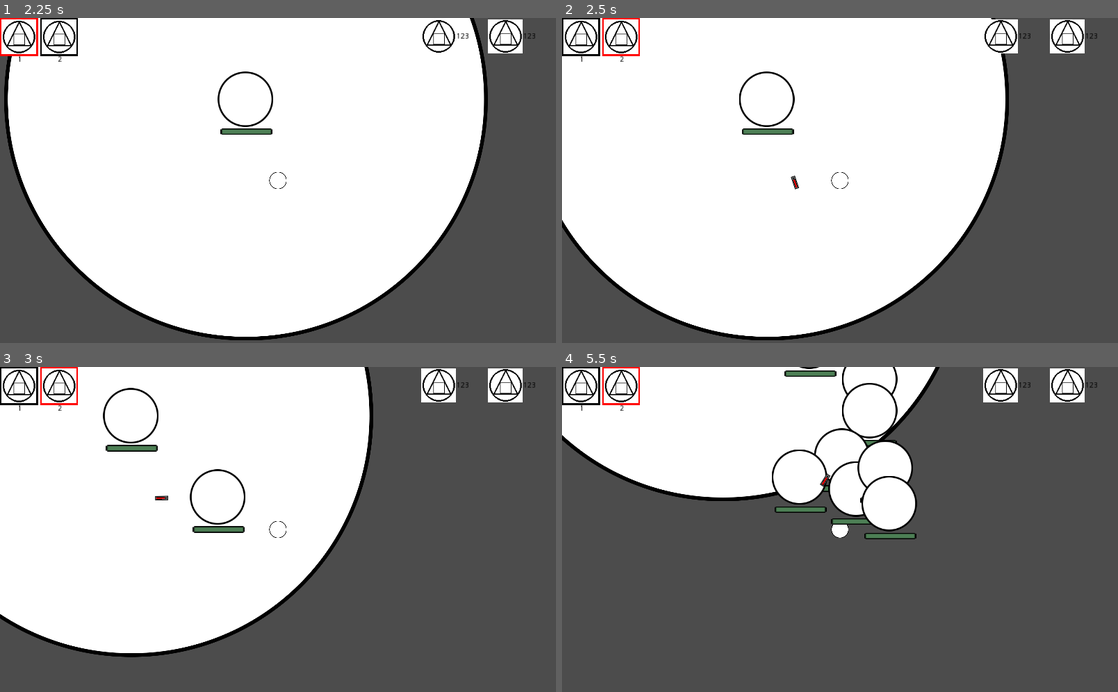
Above: before the commit, frames 1-4 (two rows, left to right).
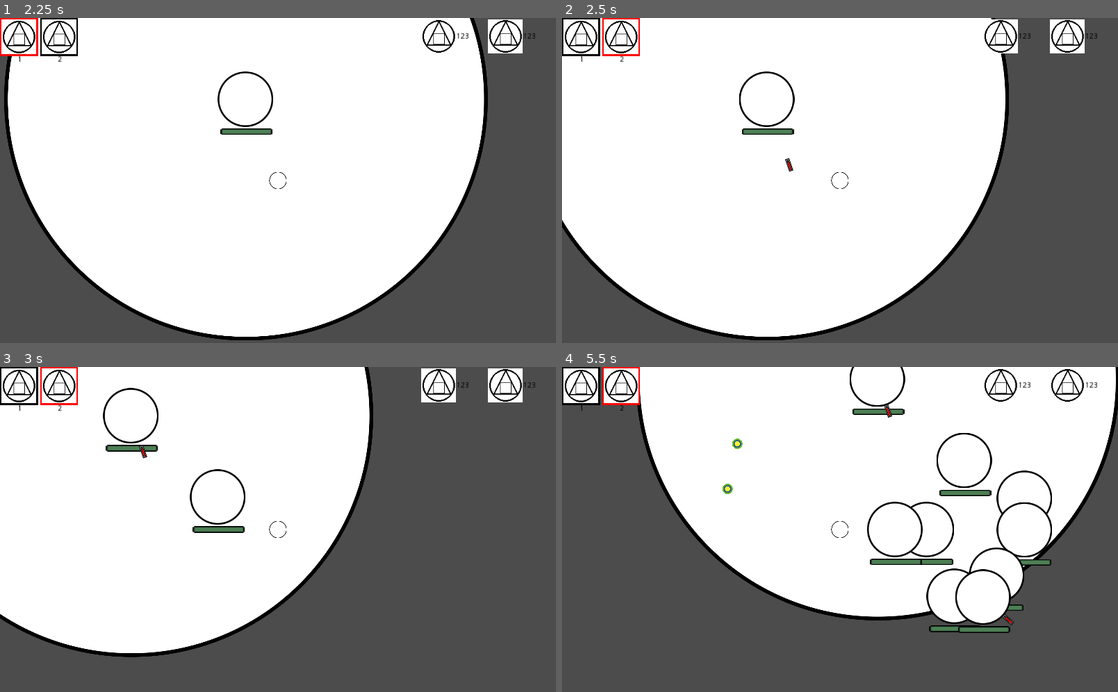
Above: after the commit, the same moments.

Repository: Gics444/tm-labs
Game: Godot game, scene res://Main_Scene_(World)/World.tscn
Same seed, same stepped clock (60 frames per second), same inputs: the game is played once before the commit and once after it.
Inputs (mouse positions are in pixels of both pictures, inside the frame that each line leads up to):
- Up to frame 1 (2.25 s): click "1" at 0.5 s; click "2" at 1.25 s; tap Enter at 2 s; move the mouse to (400, 164) at 2.02 s; hold D (right) from 2.03 s (still down); hold 1 (1) from 2.03 s (still down); click (400, 164) at 2.17 s
- Up to frame 2 (2.5 s): keep holding D (right); keep holding 1 (1); tap Space (ui_select) at 2.27 s; tap 2 (2) at 2.3 s
- Up to frame 3 (3 s): tap Space (ui_select) at 2.57 s; move the mouse to (166, 545) at 2.77 s; release D (right) at 2.78 s; release 1 (1) at 2.78 s; hold S (down) from 2.78 s (still down); tap 2 (2) at 2.85 s
- Up to frame 4 (5.5 s): tap Space (ui_select) at 3.02, 3.05, 3.32, 4.52, 4.82, 5.27, 5.3 s; move the mouse to (895, 458) at 3.52 s; release S (down) at 3.53 s; hold D (right) 3.53-4.28 s; hold Space (ui_select) 3.53-4.28 s; tap 1 (1) at 3.8, 4.35 s; move the mouse to (812, 594) at 4.27 s; hold W (up) 4.28-5.03 s; click (812, 594) at 4.42 s; tap 2 (2) at 4.55 s; move the mouse to (1006, 578) at 5.02 s; hold A (left) from 5.03 s (still down); hold 2 (2) from 5.03 s (still down)

Frame 1 is identical in both runs. In frame 2, less than 0.1% of the frame differs, in the area x 40-43%, y 42-53%; in frame 3, less than 0.1%; in frame 4, 39%, in the area x 0-100%, y 0-82%.

Commit message:
- Fixed pests; - Added worker nest; - Added colectable shape essence;

Diff:
--- a/Lab3/Godot stuff/Objects/Entities/Pest/Pest.gd
+++ b/Lab3/Godot stuff/Objects/Entities/Pest/Pest.gd
@@ -25,10 +25,9 @@
 
 func _physics_process(delta):
 	var attack_obj = find_closest_or_furthest(self, "Ally")
-	var parent_poz = get_parent().position
-	position += (attack_obj.position - (position + parent_poz))/500
-	look_at(attack_obj.position)
-	var collision = move_and_collide(motion*delta)
+	global_position += (attack_obj.global_position - (global_position))/50
+	look_at(attack_obj.global_position)
+	move_and_collide(motion)
 # Called every frame. 'delta' is the elapsed time since the previous frame.
 #func _process(delta):
 #	pass
--- a/Lab3/Godot stuff/Objects/Entities/Pest/Pest.tscn
+++ b/Lab3/Godot stuff/Objects/Entities/Pest/Pest.tscn
@@ -9,8 +9,6 @@
 extents = Vector2( 4, 12 )
 
 [node name="Pest" type="KinematicBody2D" groups=["Enemy"]]
-input_pickable = true
-collision/safe_margin = 1.0
 script = ExtResource( 4 )
 
 [node name="CollisionShape2D" type="CollisionShape2D" parent="."]
--- /dev/null
+++ b/Lab3/Godot stuff/Objects/Entities/Triangle_(worker)/Triangle_(worker).gd
@@ -0,0 +1,21 @@
+extends KinematicBody2D
+var shape_target = null;
+var motion = Vector2()
+var worker_poz = null;
+# Declare member variables here. Examples:
+# var a = 2
+# var b = "text"
+
+
+# Called when the node enters the scene tree for the first time.
+func _ready():
+	pass # Replace with function body.
+
+func _physics_process(delta):
+	if shape_target != null:
+		global_position += (shape_target - (global_position))/50
+		look_at(shape_target)
+		move_and_collide(motion)
+# Called every frame. 'delta' is the elapsed time since the previous frame.
+#func _process(delta):
+#	pass
--- a/Lab3/Godot stuff/Objects/Entities/Triangle_(worker)/Triangle_worker.tscn
+++ b/Lab3/Godot stuff/Objects/Entities/Triangle_(worker)/Triangle_(worker).tscn
@@ -1,24 +1,30 @@
-[gd_scene load_steps=4 format=2]
+[gd_scene load_steps=5 format=2]
 
 [ext_resource path="res://Objects/Base_Object/Healthbar_full.png" type="Texture" id=1]
 [ext_resource path="res://Objects/Base_Object/Healthbar_empty.png" type="Texture" id=2]
 [ext_resource path="res://Objects/Entities/Triangle_(worker)/Triangle_(worker).png" type="Texture" id=3]
+[ext_resource path="res://Objects/Entities/Triangle_(worker)/Triangle_(worker).gd" type="Script" id=4]
 
-[node name="KinematicBody2D" type="KinematicBody2D" groups=["Ally"]]
+[node name="Triange_(worker)" type="KinematicBody2D" groups=["Ally", "Worker"]]
+z_index = 1
+script = ExtResource( 4 )
 
 [node name="CollisionPolygon2D" type="CollisionPolygon2D" parent="."]
+rotation = 1.5708
 polygon = PoolVector2Array( -17, 16, 0, -17, 17, 16 )
 
 [node name="Sprite" type="Sprite" parent="."]
+rotation = 1.5708
 scale = Vector2( 0.25, 0.25 )
 texture = ExtResource( 3 )
 
 [node name="TextureProgress" type="TextureProgress" parent="."]
-margin_left = -14.0
-margin_top = 11.0
-margin_right = 18.0
-margin_bottom = 17.0
-rect_scale = Vector2( 0.87, 0.7 )
+margin_left = -7.0
+margin_top = -8.0
+margin_right = 25.0
+margin_bottom = -2.0
+rect_rotation = 90.0
+rect_scale = Vector2( 0.5, 0.7 )
 max_value = 10000.0
 value = 10000.0
 texture_under = ExtResource( 2 )
--- a/Lab3/Godot stuff/Objects/Structures/Shape_essence/Shape_essence.gd
+++ b/Lab3/Godot stuff/Objects/Structures/Shape_essence/Shape_essence.gd
@@ -1,6 +1,6 @@
-extends Area2D
+extends KinematicBody2D
 var assigned_worker = null
-
+var valid = true
 # Declare member variables here. Examples:
 # var a = 2
 # var b = "text"
@@ -10,11 +10,16 @@
 func _ready():
 	pass # Replace with function body.
 
-
+func _physics_process(delta):
+	var collecting_area = get_node("Shape_area")
+	for bodies in collecting_area.get_overlapping_bodies():
+		if bodies.is_in_group("Ally"):
+			if bodies.is_in_group("Worker"):
+				valid = false
+				assigned_worker = null
+				bodies.shape_target = bodies.worker_poz.global_position
+				get_parent().essence_count -= 1
+				queue_free()
 # Called every frame. 'delta' is the elapsed time since the previous frame.
 #func _process(delta):
 #	pass
-
-
-func _on_Shape_essence_body_entered(body):
-	print(body)
--- a/Lab3/Godot stuff/Objects/Structures/Shape_essence/Shape_essence.tscn
+++ b/Lab3/Godot stuff/Objects/Structures/Shape_essence/Shape_essence.tscn
@@ -1,11 +1,13 @@
-[gd_scene load_steps=4 format=2]
+[gd_scene load_steps=5 format=2]
 
 [ext_resource path="res://Objects/Structures/Shape_essence/Shape_essence.png" type="Texture" id=1]
 [ext_resource path="res://Objects/Structures/Shape_essence/Shape_essence.gd" type="Script" id=2]
 
 [sub_resource type="CircleShape2D" id=1]
 
-[node name="Shape_essence" type="Area2D"]
+[sub_resource type="CircleShape2D" id=2]
+
+[node name="Shape_essence" type="KinematicBody2D"]
 scale = Vector2( 2, 2 )
 script = ExtResource( 2 )
 
@@ -14,7 +16,12 @@
 texture = ExtResource( 1 )
 
 [node name="CollisionShape2D" type="CollisionShape2D" parent="."]
+light_mask = 0
 scale = Vector2( 0.5, 0.5 )
 shape = SubResource( 1 )
+disabled = true
 
-[connection signal="body_entered" from="." to="." method="_on_Shape_essence_body_entered"]
+[node name="Shape_area" type="Area2D" parent="." groups=["Shape_essence"]]
+
+[node name="CollisionShape2D" type="CollisionShape2D" parent="Shape_area"]
+shape = SubResource( 2 )
--- /dev/null
+++ b/Lab3/Godot stuff/Objects/Structures/Worker_nest/Worker_nest.gd
@@ -0,0 +1,37 @@
+extends KinematicBody2D
+
+# Declare member variables here. Examples:
+# var a = 2
+# var b = "text"
+
+
+# Called when the node enters the scene tree for the first time.
+func _ready():
+	get_node("Worker1").worker_poz = get_node("Worker1_poz") # Replace with function body.
+	get_node("Worker2").worker_poz = get_node("Worker2_poz")
+	get_node("Worker3").worker_poz = get_node("Worker3_poz")
+
+func _physics_process(delta):
+	var collecting_area = get_node("Collecting_area")
+	var worker1 = get_node("Worker1")
+	var worker2 = get_node("Worker2")
+	var worker3 = get_node("Worker3")
+	var free_worker = null
+	for bodies in collecting_area.get_overlapping_areas():
+		if bodies.is_in_group("Shape_essence"):
+			var se = bodies.get_parent()
+			if se.assigned_worker == null and se.valid == true:
+				if worker1.shape_target == worker1.worker_poz.global_position or worker1.shape_target == null:
+					free_worker = worker1
+				elif worker2.shape_target == worker2.worker_poz.global_position or worker2.shape_target == null:
+					free_worker = worker2
+				elif worker3.shape_target == worker3.worker_poz.global_position or worker3.shape_target == null:
+					free_worker = worker3
+				else:
+					free_worker = null
+				if free_worker != null:
+					se.assigned_worker = free_worker
+					free_worker.shape_target = se.global_position
+# Called every frame. 'delta' is the elapsed time since the previous frame.
+#func _process(delta):
+#	pass
--- /dev/null
+++ b/Lab3/Godot stuff/Objects/Structures/Worker_nest/Worker_nest.tscn
@@ -0,0 +1,71 @@
+[gd_scene load_steps=8 format=2]
+
+[ext_resource path="res://Objects/Base_Object/Healthbar_full.png" type="Texture" id=1]
+[ext_resource path="res://Objects/Base_Object/Healthbar_empty.png" type="Texture" id=2]
+[ext_resource path="res://Objects/Structures/Worker_nest/Worker_nest.png" type="Texture" id=3]
+[ext_resource path="res://Objects/Entities/Triangle_(worker)/Triangle_(worker).tscn" type="PackedScene" id=4]
+[ext_resource path="res://Objects/Structures/Worker_nest/Worker_nest.gd" type="Script" id=5]
+
+[sub_resource type="CircleShape2D" id=1]
+
+[sub_resource type="CircleShape2D" id=2]
+
+[node name="Worker_nest" type="KinematicBody2D" groups=["Ally"]]
+script = ExtResource( 5 )
+
+[node name="CollisionPolygon2D" type="CollisionPolygon2D" parent="."]
+scale = Vector2( 3, 3 )
+polygon = PoolVector2Array( -11, -10, 11, -10, 0, 11 )
+disabled = true
+
+[node name="Sprite" type="Sprite" parent="."]
+scale = Vector2( 0.45, 0.45 )
+texture = ExtResource( 3 )
+
+[node name="TextureProgress" type="TextureProgress" parent="."]
+margin_left = 6.0
+margin_top = -17.0
+margin_right = 38.0
+margin_bottom = -11.0
+rect_rotation = 90.0
+rect_scale = Vector2( 0.6, 2 )
+max_value = 10000.0
+value = 10000.0
+texture_under = ExtResource( 2 )
+texture_progress = ExtResource( 1 )
+
+[node name="Worker1" parent="." instance=ExtResource( 4 )]
+position = Vector2( 29, 6 )
+rotation = -1.5708
+
+[node name="Worker2" parent="." instance=ExtResource( 4 )]
+position = Vector2( -30, 6 )
+rotation = -1.5708
+
+[node name="Worker3" parent="." instance=ExtResource( 4 )]
+position = Vector2( 0, -51 )
+rotation = -1.5708
+
+[node name="Collecting_area" type="Area2D" parent="."]
+
+[node name="CollisionShape2D" type="CollisionShape2D" parent="Collecting_area"]
+scale = Vector2( 25, 25 )
+shape = SubResource( 1 )
+
+[node name="Worker1_poz" type="Area2D" parent="."]
+
+[node name="CollisionShape2D" type="CollisionShape2D" parent="Worker1_poz"]
+position = Vector2( 29, 6 )
+shape = SubResource( 2 )
+
+[node name="Worker2_poz" type="Area2D" parent="."]
+
+[node name="CollisionShape2D" type="CollisionShape2D" parent="Worker2_poz"]
+position = Vector2( -30, 7 )
+shape = SubResource( 2 )
+
+[node name="Worker3_poz" type="Area2D" parent="."]
+
+[node name="CollisionShape2D" type="CollisionShape2D" parent="Worker3_poz"]
+position = Vector2( 0, -51 )
+shape = SubResource( 2 )
Binary file added: Lab3/Godot stuff/Objects/Structures/Worker_nest/Worker_nest.png
Not shown, added: Lab3/Godot stuff/Objects/Structures/Worker_nest/Worker_nest.png.import
